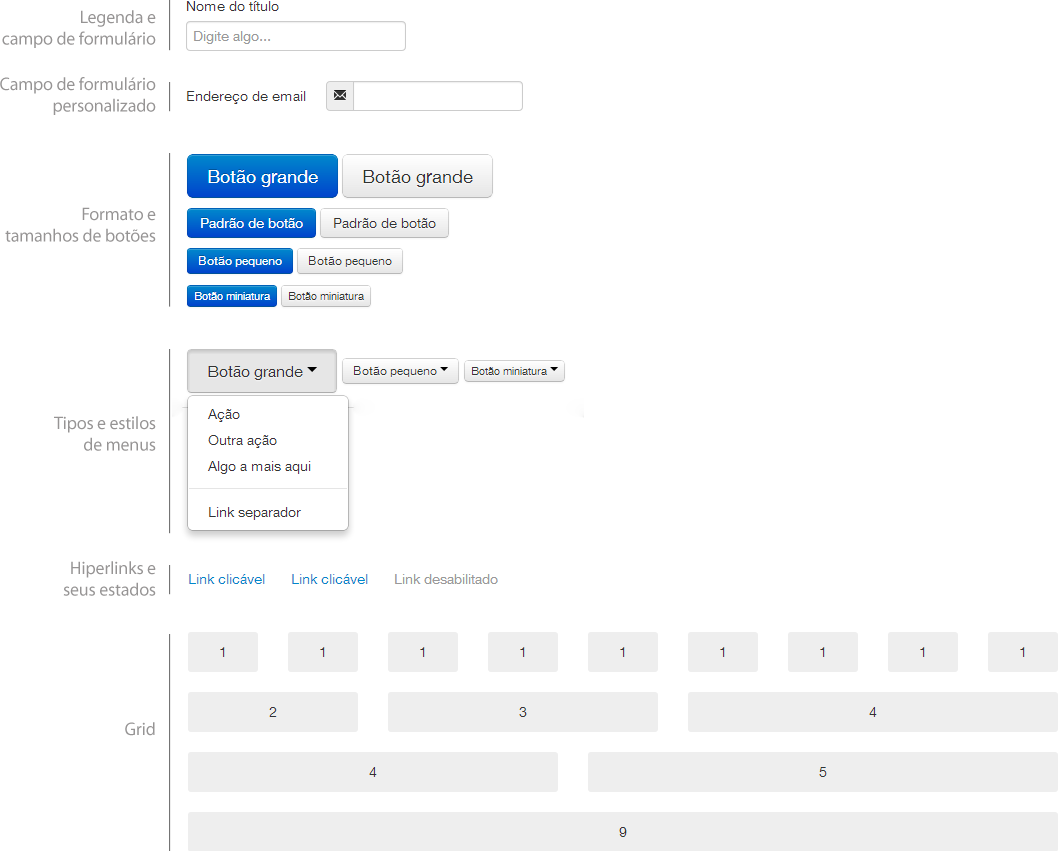
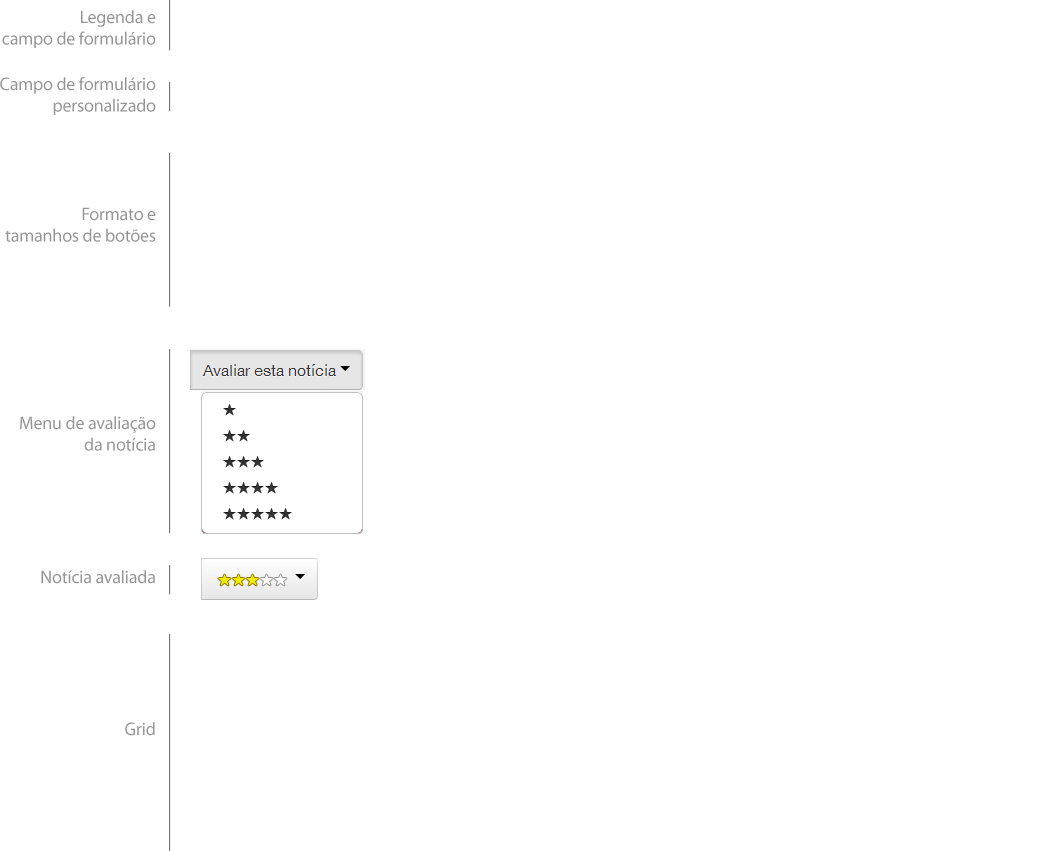
Comparing the layer stacks of the two 1058x851 images. Changes:
renamed "Hiperlinks e seus estados" to "Notícia avaliada", painted on it over (41, 561, 156, 596)
renamed "Tipos e estilos de menus" to "Menu de avaliação da notícia", painted on it over (20, 416, 156, 451)
added layer "com nota" above "sem nota" over (201, 558, 318, 600)
added group "sem nota" with 2 layers above "Legenda e campo de formulário" over (188, 349, 365, 534)
added layer "Layer 8" in group "sem nota" over (201, 391, 363, 534)
added layer "Layer 7" in group "sem nota" over (188, 349, 365, 534)
hid "Layer 3" over (186, 81, 523, 111)
hid "Layer 2" over (186, 154, 494, 309)
hid "Layer 6" over (188, 632, 1058, 851)
hid "Layer 5" over (188, 559, 498, 600)
hid "Layer 4" over (172, 349, 584, 568)
hid "Layer 1" over (186, 1, 406, 51)
